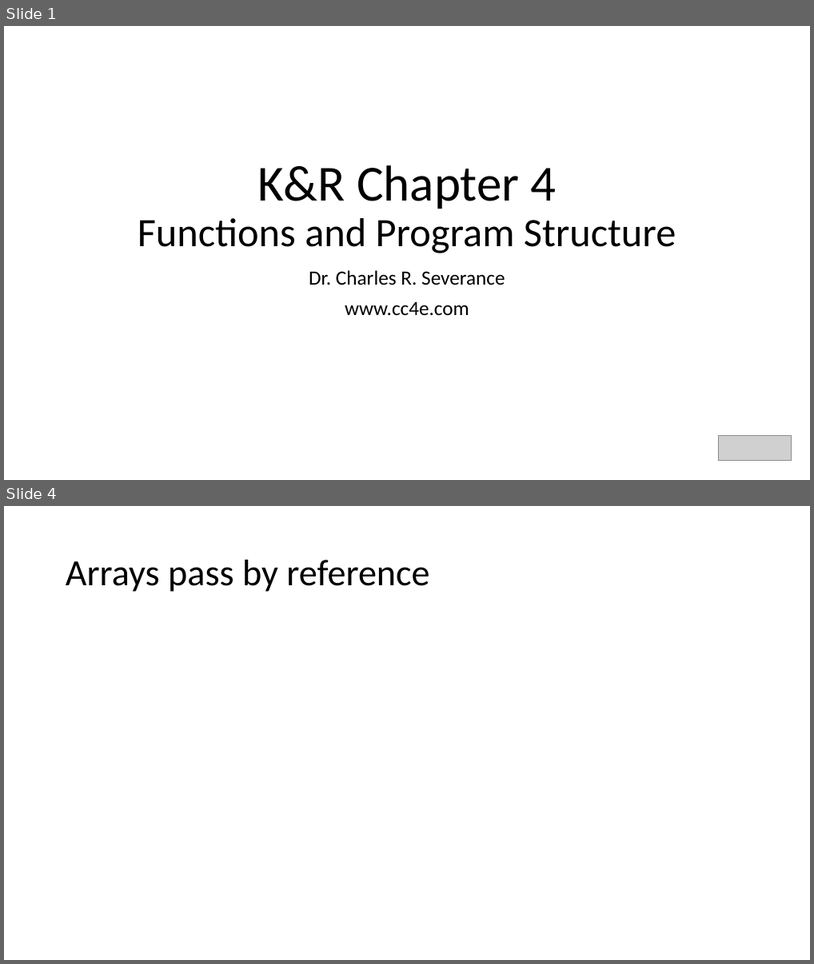
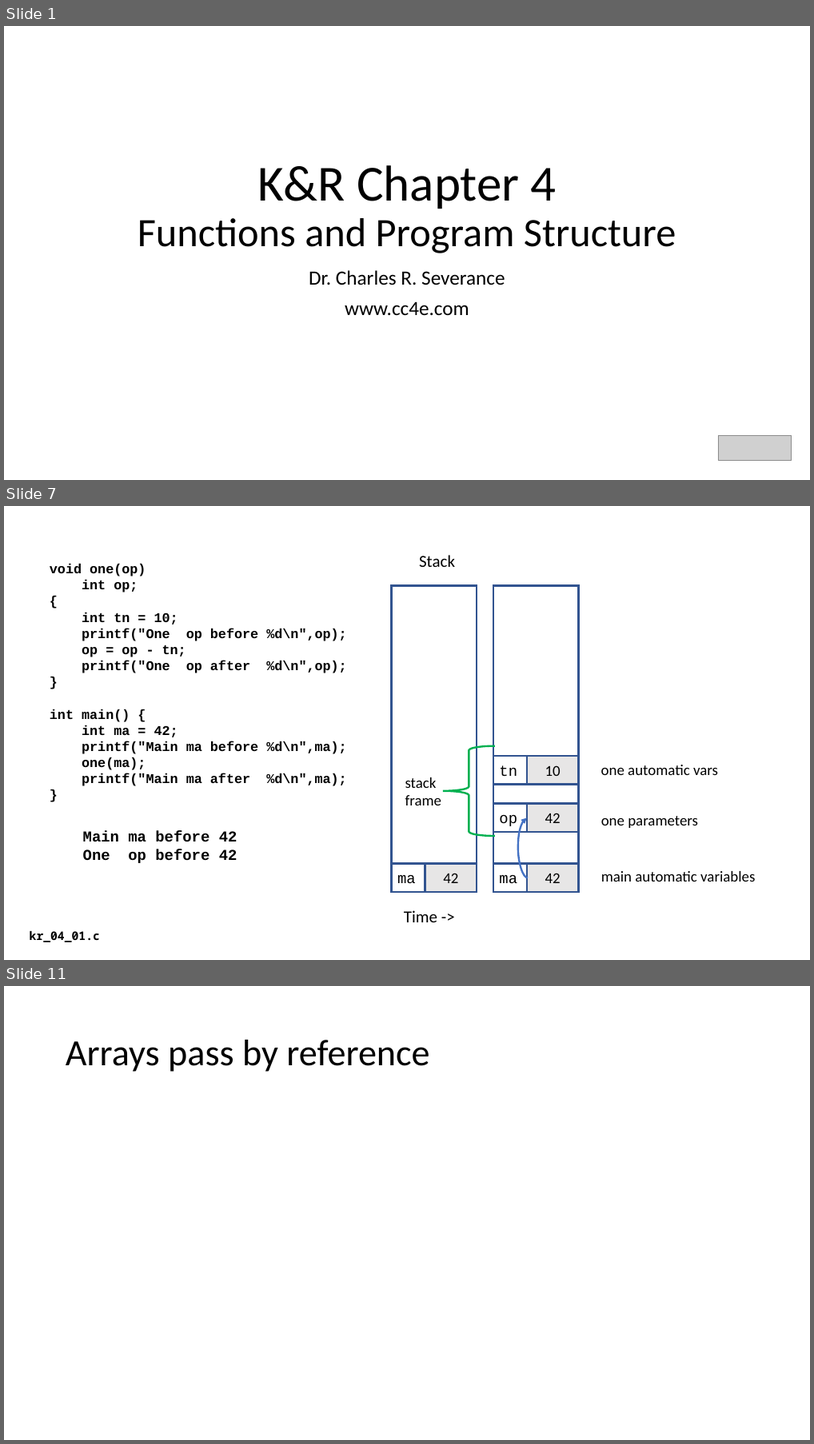
Before and after one commit to csev/cc4e, a slide deck: lectures/KR-4.pptx. Shown one above the other, each under a label of ours: slides 1 and 4 before the commit, slides 1, 7 and 11 after it; the slides between them are not shown. The pictures are 814x964 and 814x1444 pixels, drawn with LibreOffice and Linux fonts; fonts in the diff are those of the drawing; grey boxes stand for pictures. Boxes give left, top, right and bottom in pixels: in the first picture for what was removed or moved away, otherwise in the second. Text is boxed around its words. In the diff, an @@ line names an element or a change of style, - is before the commit and + after.

```diff
--- a/lectures/KR-4.pptx
+++ b/lectures/KR-4.pptx
@@ slide 7 added at [4,506,810,960], background #FFFFFF @@
@@ text added at [50,564,347,786], 16 pt, text #000000, bold @@
+void one(op)
+int op;
+{
+int tn = 10;
+printf("One op before %d\n",op);
+op = op - tn;
+printf("One op after %d\n",op);
+}
+int main() {
+int ma = 42;
+printf("Main ma before %d\n",ma);
+one(ma);
+printf("Main ma after %d\n",ma);
+}
@@ text added at [419,555,455,567], 20 pt, text #000000 @@
+Stack
@@ rectangle added at [392,586,477,892], fill #FFFFFF, outline #325491 2.25 pt @@
@@ rectangle added at [494,586,579,892], fill #FFFFFF, outline #325491 2.25 pt @@
@@ left brace added at [443,745,495,836], outline #00B050 2.25 pt @@
@@ rectangle added at [494,756,579,784], fill #FFFFFF, outline #325491 2.25 pt, 18 pt, text #000000 @@
+tn
@@ rectangle added at [527,756,579,784], fill #E7E6E6, outline #325491 2.25 pt, 18 pt, text #000000 @@
+10
@@ text added at [602,764,718,775], 18 pt, text #000000 @@
+one automatic vars
@@ text added at [406,777,442,805], 18 pt, text #000000 @@
+stack
+frame
@@ rectangle added at [494,803,579,832], fill #FFFFFF, outline #325491 2.25 pt, 18 pt, text #000000 @@
+op
@@ curved arrow added from (528, 877) to (527, 817), #4472C4 2.25 pt @@
@@ rectangle added at [527,803,579,832], fill #E7E6E6, outline #325491 2.25 pt, 18 pt, text #000000 @@
+42
@@ text added at [602,816,698,828], 18 pt, text #000000 @@
+one parameters
@@ text added at [83,831,238,863], 18 pt, text #000000, bold @@
+Main ma before 42
+One op before 42
@@ rectangle added at [392,863,477,892], fill #FFFFFF, outline #325491 2.25 pt, 18 pt, text #000000 @@
+ma
@@ rectangle added at [425,863,477,892], fill #E7E6E6, outline #325491 2.25 pt, 18 pt, text #000000 @@
+42
@@ rectangle added at [494,863,579,892], fill #FFFFFF, outline #325491 2.25 pt, 18 pt, text #000000 @@
+ma
@@ rectangle added at [527,863,579,892], fill #E7E6E6, outline #325491 2.25 pt, 18 pt, text #000000 @@
+42
@@ text added at [602,871,755,881], 18 pt, text #000000 @@
+main automatic variables
@@ text added at [404,910,438,922], 20 pt, text #000000 @@
+Time ->
@@ text added at [30,930,100,942], 14 pt, text #000000, bold @@
+kr_04_01.c
@@ what was slide 4 is now slide 11 @@
```
Also in this commit, not shown: 1 slide changed, 7 other slides added, 1 slide removed, 6 other files.
